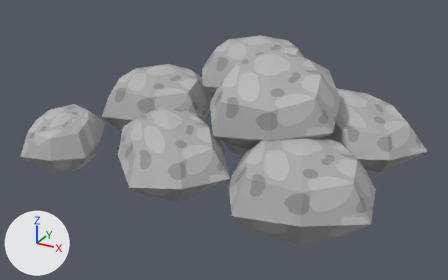
One commit to the FBX model Assets/3D Objects/stoneWorkshopMaterial2.fbx: the scene before it, then after it.
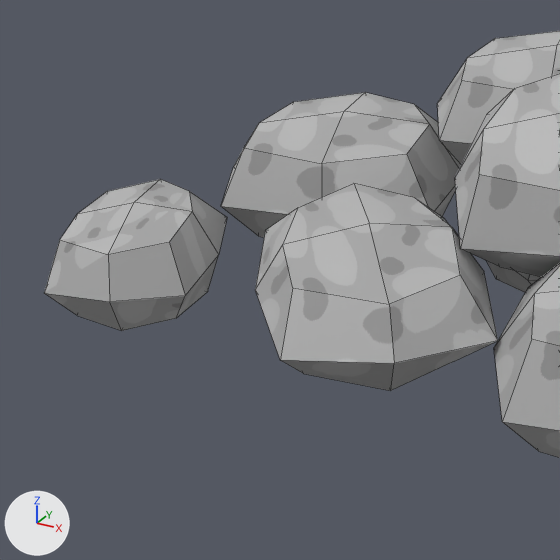
There are two pictures of each version: one whole from a camera (50 mm lens) standing at (0.334, -0.8, 0.56) and looking at (-0.218, 0.204, 0.058), one close up on the part from 0% to 58% of the width and 8% to 100% of the height. Every picture has the same lights, and +X, +Y and +Z are marked at lower left. The last two pictures show the newer version. The close-ups show mesh edges as thin lines. Where no turn or scale is listed for an object, it has been applied to the vertices.

Names of what the first close-up shows: 'Pebble.005'.
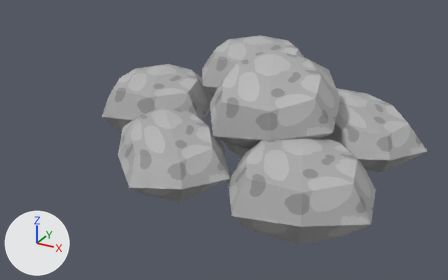
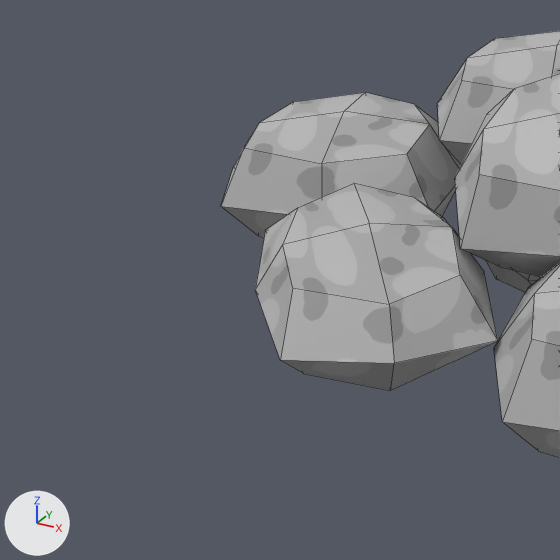
The newer file is also turned or shifted as a whole; pictures and numbers use the older file's frame.

Where the change shows, as pixel boxes (x1, y1, x2, y2) in the close-ups (560 x 560 px):
'Pebble.005', reshaped: before (44, 31, 560, 458); after (221, 31, 560, 458)
part 1 of me_cube_030, deleted: before (44, 179, 227, 331)

Patch to the scene script:
```diff
--- a/Assets/3D Objects/stoneWorkshopMaterial2.fbx.py
+++ b/Assets/3D Objects/stoneWorkshopMaterial2.fbx.py
@@ me_cube_030 @@
 # used by ob_pebble_005; location = (0.0, 0.0, 0.0)
-me_cube_030.from_pydata(...)  # 234 vertices, 216 faces; spans x -0.598..0.163, y -0.093..0.564, z 0.012..0.23
+me_cube_030.from_pydata(...)  # 208 vertices, 192 faces; spans x -0.573..0.163, y -0.093..0.564, z 0.012..0.23
+# me_cube_030 part 1: the loose piece of 26 vertices spanning x -0.598..-0.412, y -0.046..0.159, z 0.015..0.11 is deleted
 me_cube_030.materials.append(mat_material_012)
```
